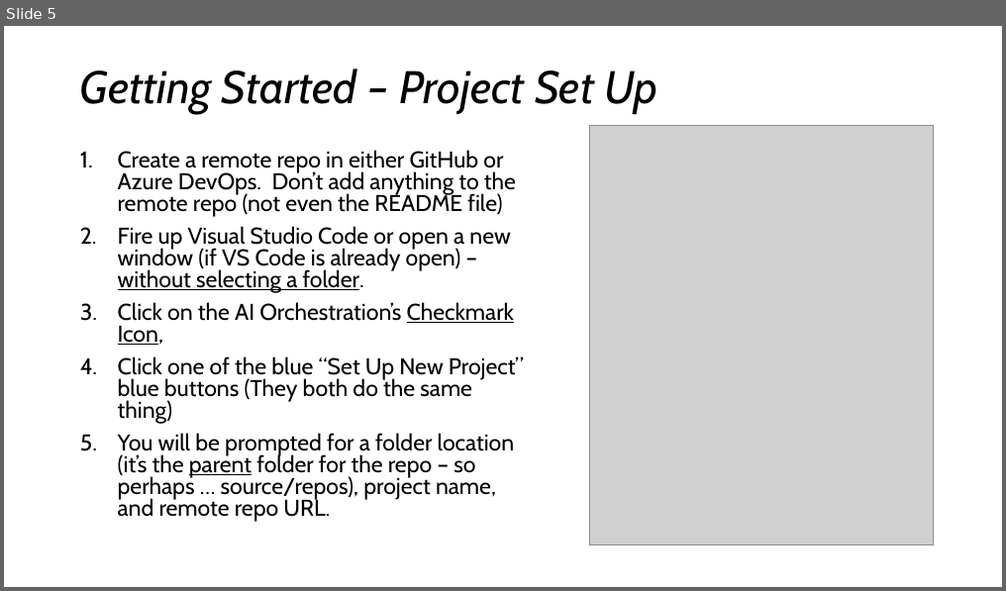
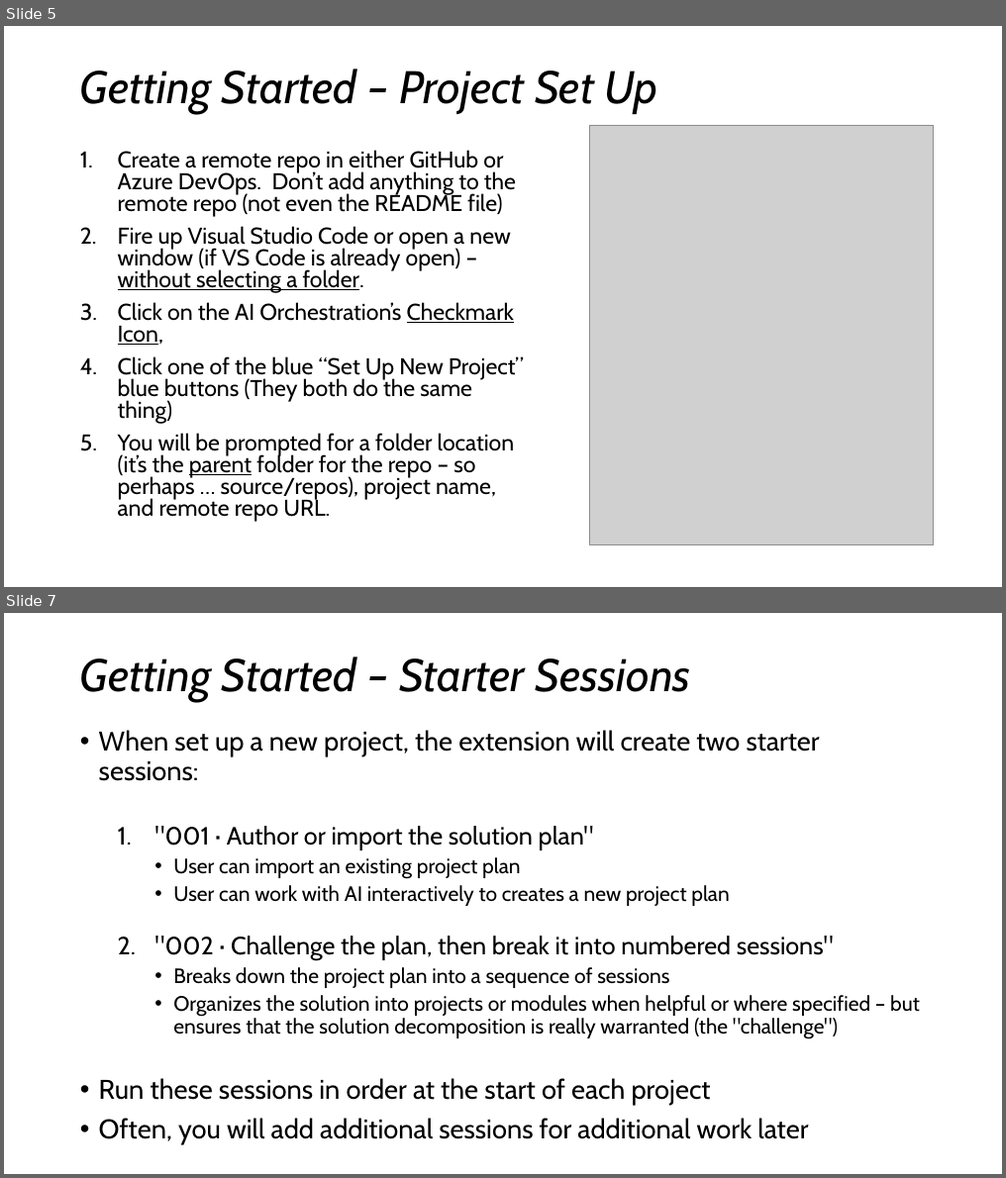
Before and after one commit to darndestdabbler/dabbler-ai-orchestration, a slide deck: docs/onboarding/ai-orchestration.pptx. Shown one above the other, each under a label of ours: slide 5 before the commit, slides 5 and 7 after it; the slides between them are not shown. The pictures are 1006x591 and 1006x1178 pixels, drawn with LibreOffice and Linux fonts; fonts in the diff are those of the drawing; grey boxes stand for pictures. Boxes give left, top, right and bottom in pixels: in the first picture for what was removed or moved away, otherwise in the second. Text is boxed around its words. In the diff, an @@ line names an element or a change of style, - is before the commit and + after.

```diff
--- a/docs/onboarding/ai-orchestration.pptx
+++ b/docs/onboarding/ai-orchestration.pptx
@@ slide 7 added at (x1=4, y1=613, x2=1002, y2=1174), background #FFFFFF @@
@@ title added at (x1=80, y1=657, x2=690, y2=702), 44 pt, text #000000, italic @@
+Getting Started – Starter Sessions
@@ text added at (x1=99, y1=730, x2=920, y2=1145), 20 pt, text #000000 @@
+• When set up a new project, the extension will create two starter sessions:
+  1. "001 · Author or import the solution plan"
+    • User can import an existing project plan
+    • User can work with AI interactively to creates a new project plan
+  2. "002 · Challenge the plan, then break it into numbered sessions"
+    • Breaks down the project plan into a sequence of sessions
+    • Organizes the solution into projects or modules when helpful or where specified – but ensures that the solution decomposition is really warranted (the "challenge")
+• Run these sessions in order at the start of each project
+• Often, you will add additional sessions for additional work later
```
Also in this commit, not shown: 7 other slides added, 1 other file.
